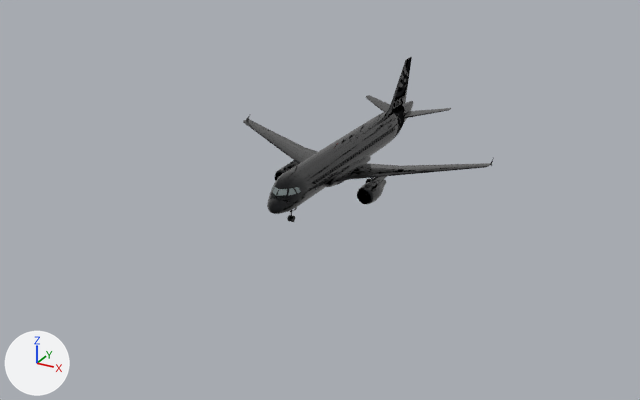
The glTF model assets/airbus320ToWeb.glb as it was, and as the next commit left it.
The view is the same before and after, from a 50 mm lens placed at (436.0, -854.0, 399.0), pointed at (-12.0, -39.0, -9.0). The axes (+X, +Y, +Z) are drawn at lower left. The lights are the same throughout. Where no turn or scale is listed for an object, it has been applied to the vertices.

In view in the first picture: 'Laleron', 'Lflap1', 'Raleron', 'Rflap1', 'Rflap2', 'blades', 'elev', 'engine', 'fuselage.1', 'ogive', 'rudder', 'tireant.002', 'windws.40'.
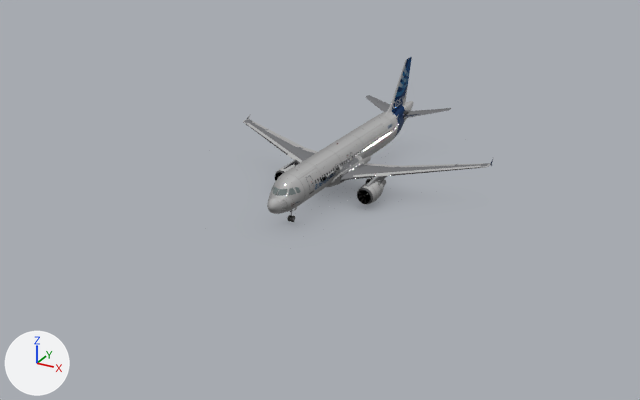
Patch to the scene script:
```diff
--- a/assets/airbus320ToWeb.glb.py
+++ b/assets/airbus320ToWeb.glb.py
@@ img_image_2 @@
-img_image_2 = load_image('Image_2', '_unpacked/Image_2', 3600, 3600, 'Non-Color')
+img_image_2 = load_image('Image_2', '_unpacked/Image_2', 3600, 3600, 'sRGB')
@@ img_image_3 @@
+img_image_3 = load_image('Image_3', '_unpacked/Image_3', 3600, 3600, 'Non-Color')
@@ mat_planemainmat @@
 n2 = _N.new('ShaderNodeTexImage'); n2.name = 'Image Texture'
-n2.image = img_image_1
+n2.image = img_image_2
 n3 = _N.new('ShaderNodeNormalMap'); n3.name = 'Normal Map'
@@ mat_planemainmat @@
 n4 = _N.new('ShaderNodeTexImage'); n4.name = 'Image Texture.001'
-n4.image = img_image_2
+n4.image = img_image_3
 _L.new(n0.outputs[0], n1.inputs[0])  # 'BSDF' to 'Surface'
@@ mat_flooraomat @@
+mat_flooraomat = bpy.data.materials.new('floorAOMat')
+# colours: black #000000
+# uses the picture img_image_0
@@ me_mesh_0_1 @@
+me_mesh_0_1.from_pydata(...)  # 4 vertices, 2 faces; spans x -250.0..250.0, y -250.0..250.0, z 0.0
+me_mesh_0_1.materials.append(mat_flooraomat)
@@ ob_floorao @@
+ob_floorao = bpy.data.objects.new('FloorAO', me_mesh_0_1)
+ob_floorao.location = (0.0, 0.0, 0.0)
```

Location of each change, (x1, y1, x2, y2) in pixels of the pictures (640 x 400 px):
'fuselage.1', surface changed
    both: (243, 58, 491, 214)
'engine', surface changed (black to grey)
    both: (274, 160, 387, 204)
'elev', surface changed
    both: (366, 95, 450, 119)
'rudder', surface changed
    both: (402, 57, 412, 104)
'blades', surface changed
    both: (279, 172, 371, 202)
'Lflap2', surface changed
    both: (268, 129, 305, 148)
'windws.40', surface changed
    both: (315, 128, 396, 184)
'Rflap2', surface changed
    both: (398, 164, 456, 167)
'Rflap1', surface changed
    both: (366, 163, 398, 167)
'Laleron', surface changed
    both: (252, 121, 267, 130)
'Lflap1', surface changed
    both: (303, 148, 318, 153)
'FloorAO', added
    after: (336, 186, 371, 206)
'tireant.002', surface changed
    both: (290, 216, 295, 222)
'Raleron', surface changed
    both: (458, 163, 484, 165)
'pieces', surface changed
    both: (296, 116, 380, 169)
'tireant', surface changed
    both: (365, 178, 371, 184)
'wingtip', surface changed
    both: (246, 115, 493, 166)
'tireant.003', surface changed
    both: (287, 215, 291, 221)
'ogive', surface changed
    both: (366, 192, 370, 196)
